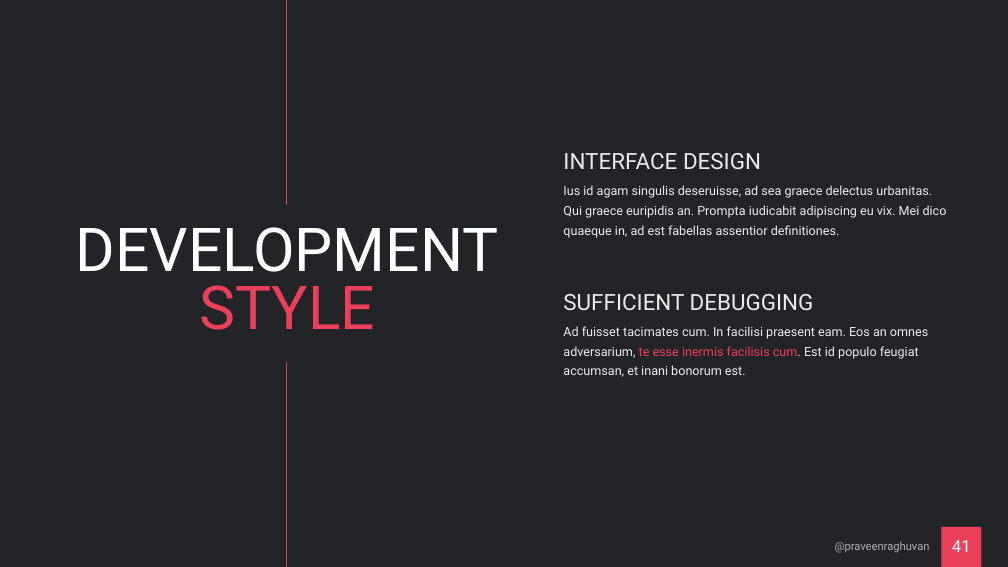
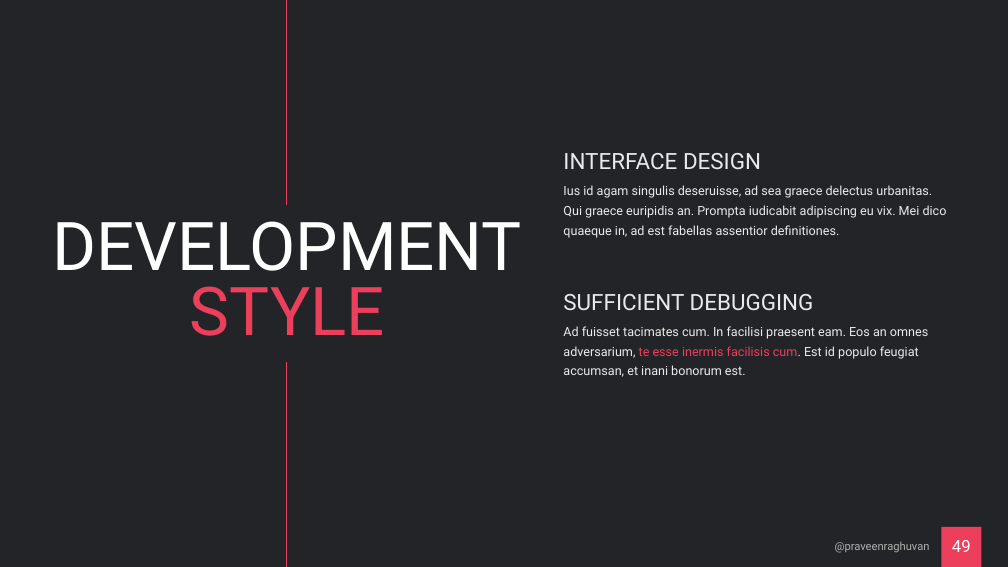
Before and after one commit to praveenraghuvanshi/tech-sessions, a slide deck: slide 49 of drafts/Orleans/ppt/Orleans_draft.pptx (slide 41 before the commit). Drawn at 1008x567 pixels with LibreOffice and Linux fonts; fonts in the diff are those of the drawing. Boxes give left, top, right and bottom in pixels: in the first picture for what was removed or moved away, otherwise in the second. Text is boxed around its words. In the diff, an @@ line names an element or a change of style, - is before the commit and + after.

```diff
--- a/drafts/Orleans/ppt/Orleans_draft.pptx
+++ b/drafts/Orleans/ppt/Orleans_draft.pptx
@@ title "DEVELOPMENT STYLE" at (52, 221, 522, 336): size 86.4 to 96 pt @@
@@ page number at (952, 540, 971, 552): text changed @@
-41
+49
```
Also in this commit, not shown: 4 other slides changed, 8 slides added, 19 other files.
